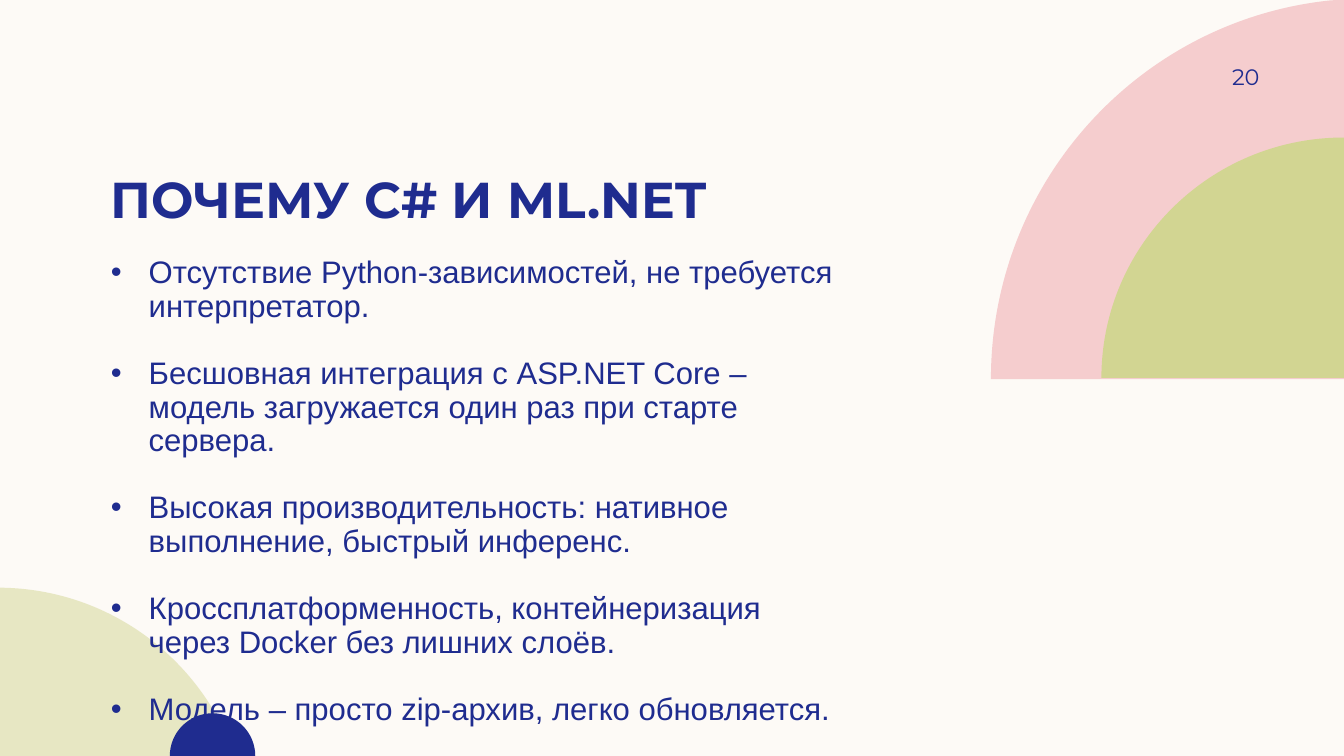
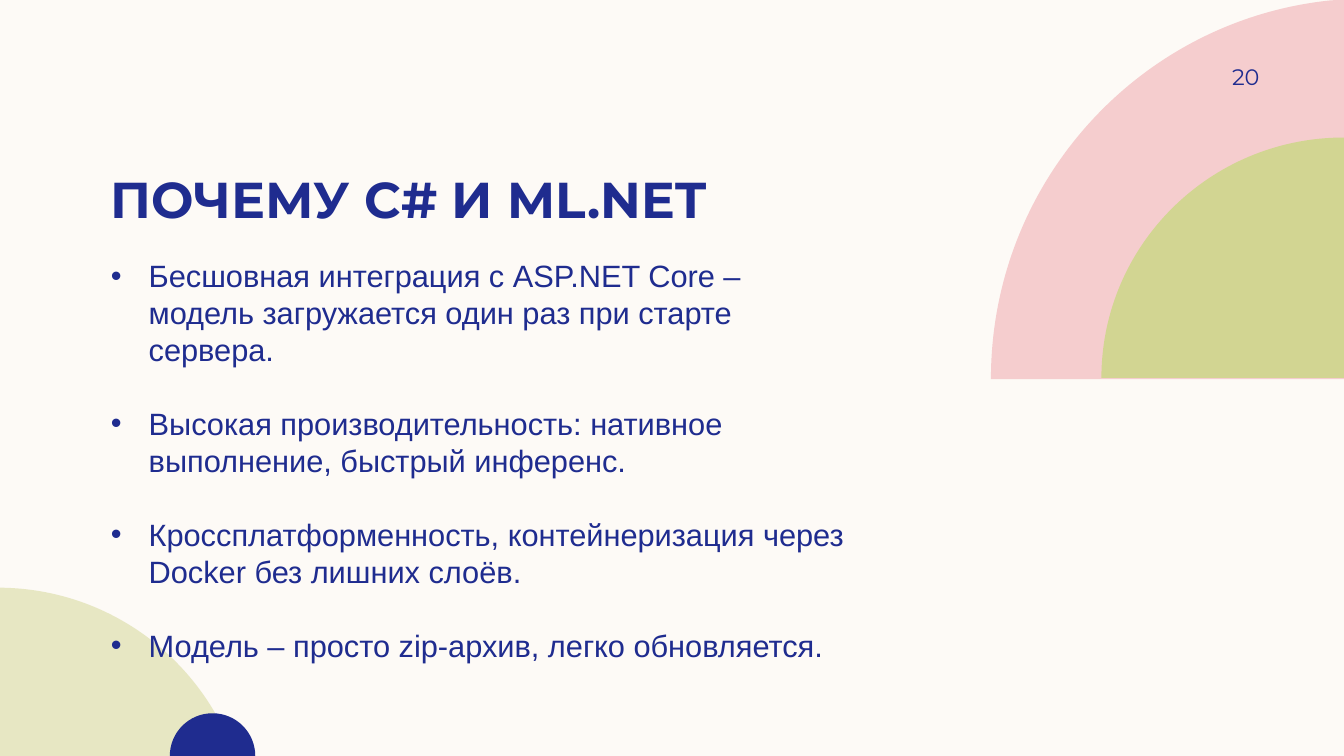
Before and after one commit to andreyilych/cs2valvesoftware, a slide deck: slide 20 of анализатор подозрительности доменных имен (DNS).pptx. Drawn at 1344x756 pixels with LibreOffice and Linux fonts; fonts in the diff are those of the drawing; background and template pictures are left out. Boxes give left, top, right and bottom in pixels: in the first picture for what was removed or moved away, otherwise in the second. Text is boxed around its words. In the diff, an @@ line names an element or a change of style, - is before the commit and + after.

```diff
--- a/анализатор подозрительности доменных имен (DNS).pptx
+++ b/анализатор подозрительности доменных имен (DNS).pptx
@@ text "Бесшовная интеграция с ASP.NET Core ..." at [149, 265, 844, 662]: size 22.2 to 22 pt; line spacing 0.9 to 1 @@
@@ text at [149, 260, 832, 323]: paragraph removed @@
-• Отсутствие Python‑зависимостей, не требуется интерпретатор.
```
Also in this commit, not shown: 5 other slides changed.
